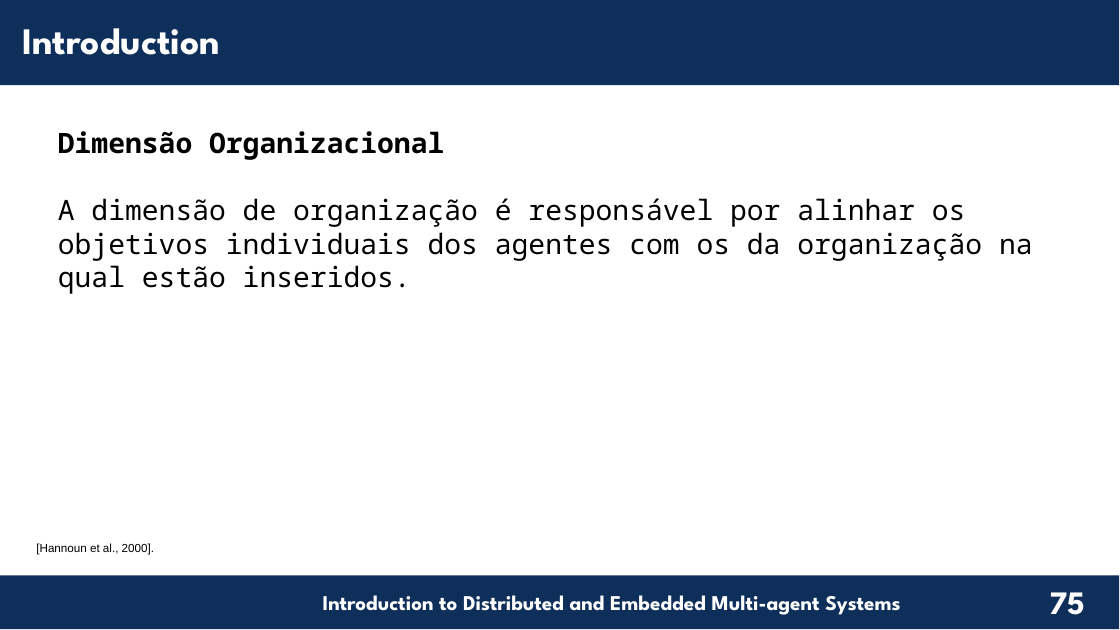
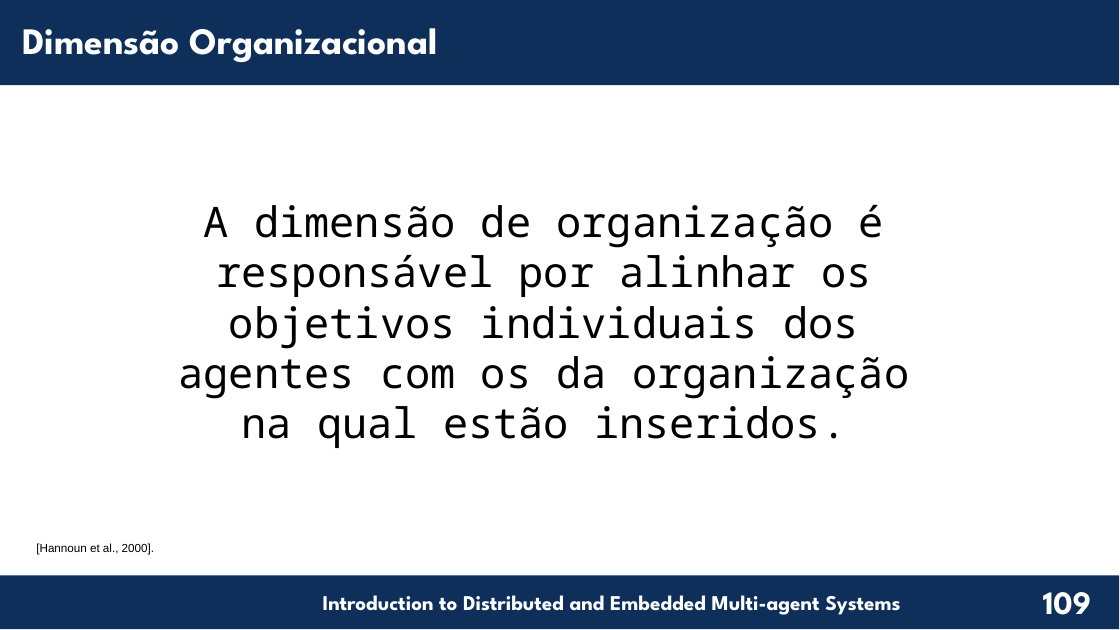
Before and after one commit to chon-group/distributedAndEmbeddedAI, a slide deck: slide 109 of course/02-TheAgentOrientedApproach/TheAgentOrientedApproach_20240217.odp (slide 75 before the commit). Drawn at 1120x630 pixels with LibreOffice and Linux fonts; fonts in the diff are those of the drawing; background and template pictures are left out. Boxes give left, top, right and bottom in pixels: in the first picture for what was removed or moved away, otherwise in the second. Text is boxed around its words. In the diff, an @@ line names an element or a change of style, - is before the commit and + after.

Commit message:
Finished Files of The Agent Oriented Approach Presentation.

```diff
--- a/course/02-TheAgentOrientedApproach/TheAgentOrientedApproach_20240217.odp
+++ b/course/02-TheAgentOrientedApproach/TheAgentOrientedApproach_20240217.odp
@@ text at box(22, 28, 438, 63): text changed @@
-Introduction
+Dimensão Organizacional
@@ text at box(58, 131, 444, 160): paragraph removed @@
-Dimensão Organizacional
@@ text "A dimensão de organização é ...": place and size @@
-text "A dimensão de organização é ..." at box(58, 131, 1033, 294)
+text "A dimensão de organização é ..." at box(179, 204, 909, 448)
@@ text "A dimensão de organização é ..." at box(179, 204, 909, 448): size 24 to 36 pt; alignment left to centre @@
@@ page number at box(1043, 592, 1091, 615): text changed @@
-75
+109
```
Also in this commit, not shown: 21 other slides changed, 42 slides added, 3 slides removed, 1 other file.
